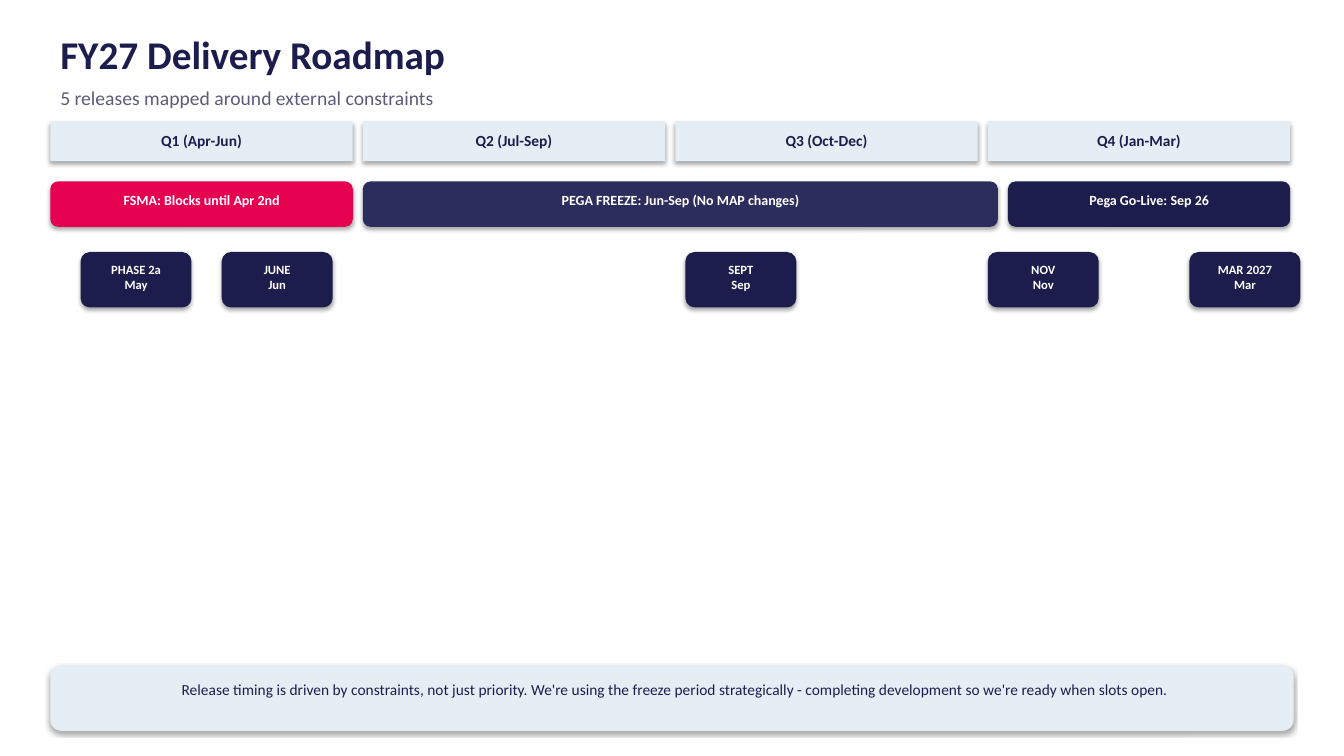
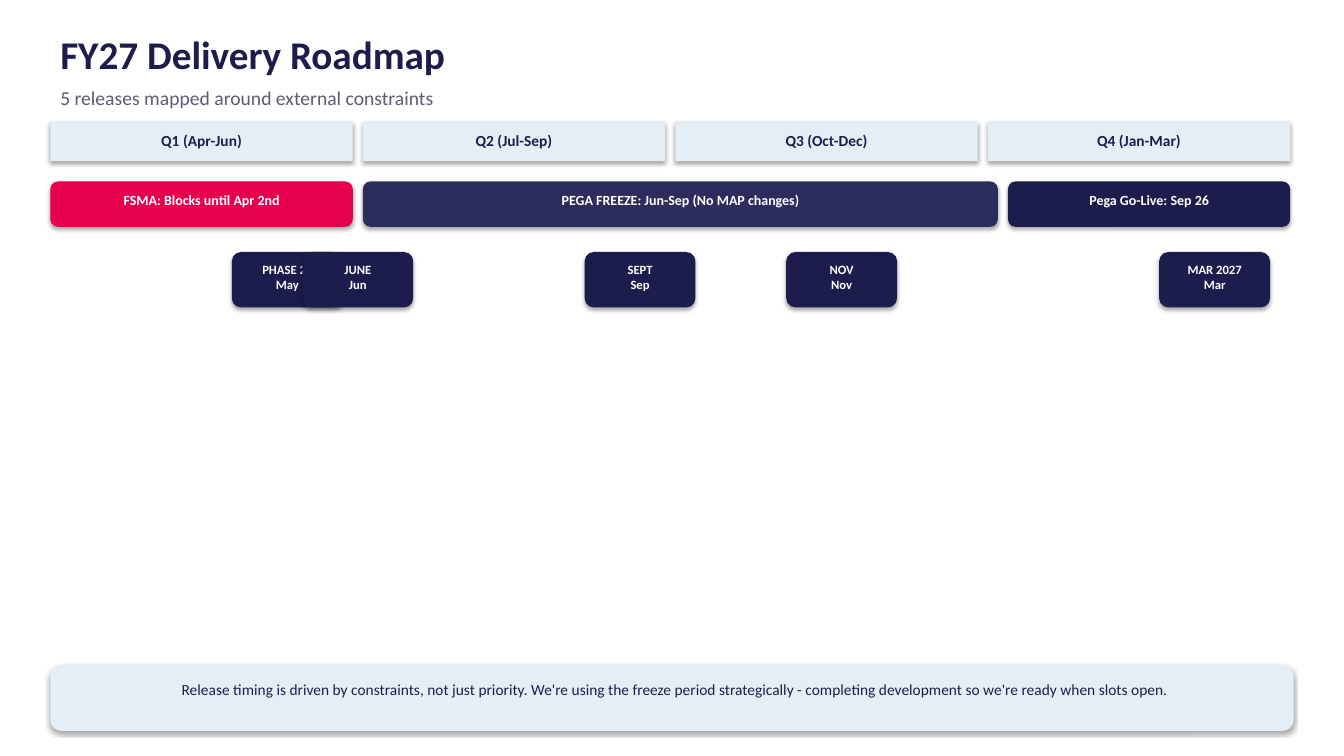
Before and after one commit to Pinger2024/roadmap-templates, a slide deck: slide 2 of Delivery_Roadmap_Template_v2.pptx. Drawn at 1344x756 pixels with LibreOffice and Linux fonts; fonts in the diff are those of the drawing. Boxes give left, top, right and bottom in pixels: in the first picture for what was removed or moved away, otherwise in the second. Text is boxed around its words. In the diff, an @@ line names an element or a change of style, - is before the commit and + after.

Commit message:
Fixed release timeline positions

```diff
--- a/Delivery_Roadmap_Template_v2.pptx
+++ b/Delivery_Roadmap_Template_v2.pptx
@@ text "PHASE 2a May": place and size @@
-text "PHASE 2a May" at bbox=[111, 265, 161, 291]
+text "PHASE 2a May" at bbox=[262, 265, 313, 291]
@@ rounded rectangle: place and size @@
-rounded rectangle at bbox=[81, 252, 192, 308]
+rounded rectangle at bbox=[232, 252, 343, 308]
@@ text "JUNE Jun": place and size @@
-text "JUNE Jun" at bbox=[264, 266, 291, 289]
+text "JUNE Jun" at bbox=[344, 265, 371, 289]
@@ rounded rectangle: place and size @@
-rounded rectangle at bbox=[222, 252, 333, 308]
+rounded rectangle at bbox=[302, 252, 413, 308]
@@ text "SEPT Sep": place and size @@
-text "SEPT Sep" at bbox=[728, 265, 753, 291]
+text "SEPT Sep" at bbox=[628, 265, 653, 291]
@@ rounded rectangle: place and size @@
-rounded rectangle at bbox=[686, 252, 797, 308]
+rounded rectangle at bbox=[585, 252, 696, 308]
@@ text "NOV Nov": place and size @@
-text "NOV Nov" at bbox=[1031, 265, 1055, 289]
+text "NOV Nov" at bbox=[830, 265, 854, 289]
@@ rounded rectangle: place and size @@
-rounded rectangle at bbox=[988, 252, 1099, 308]
+rounded rectangle at bbox=[786, 252, 897, 308]
@@ text "MAR 2027 Mar": place and size @@
-text "MAR 2027 Mar" at bbox=[1218, 265, 1272, 289]
+text "MAR 2027 Mar" at bbox=[1188, 265, 1242, 289]
@@ rounded rectangle: place and size @@
-rounded rectangle at bbox=[1190, 252, 1301, 308]
+rounded rectangle at bbox=[1159, 252, 1270, 308]
```
